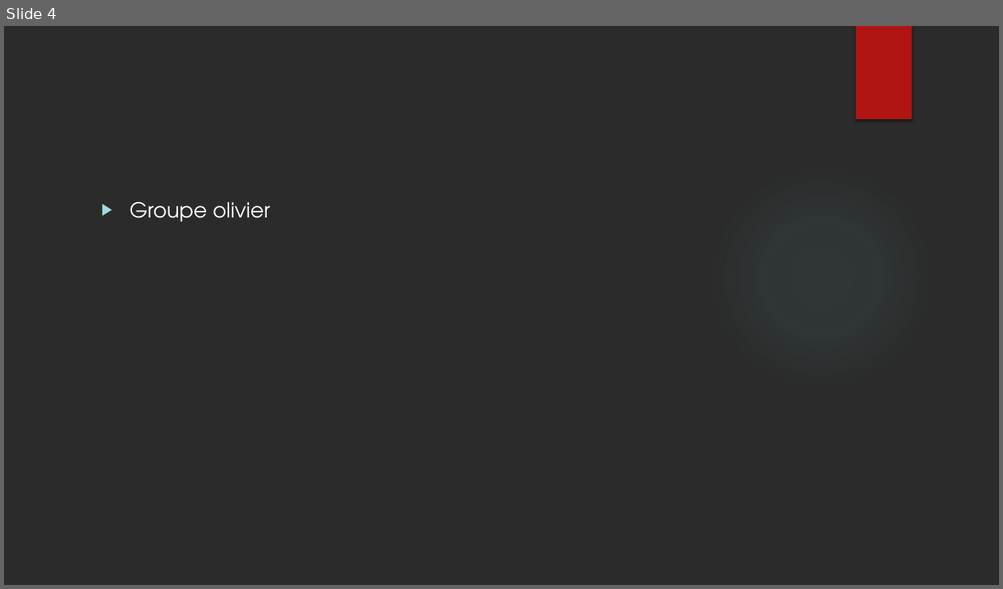
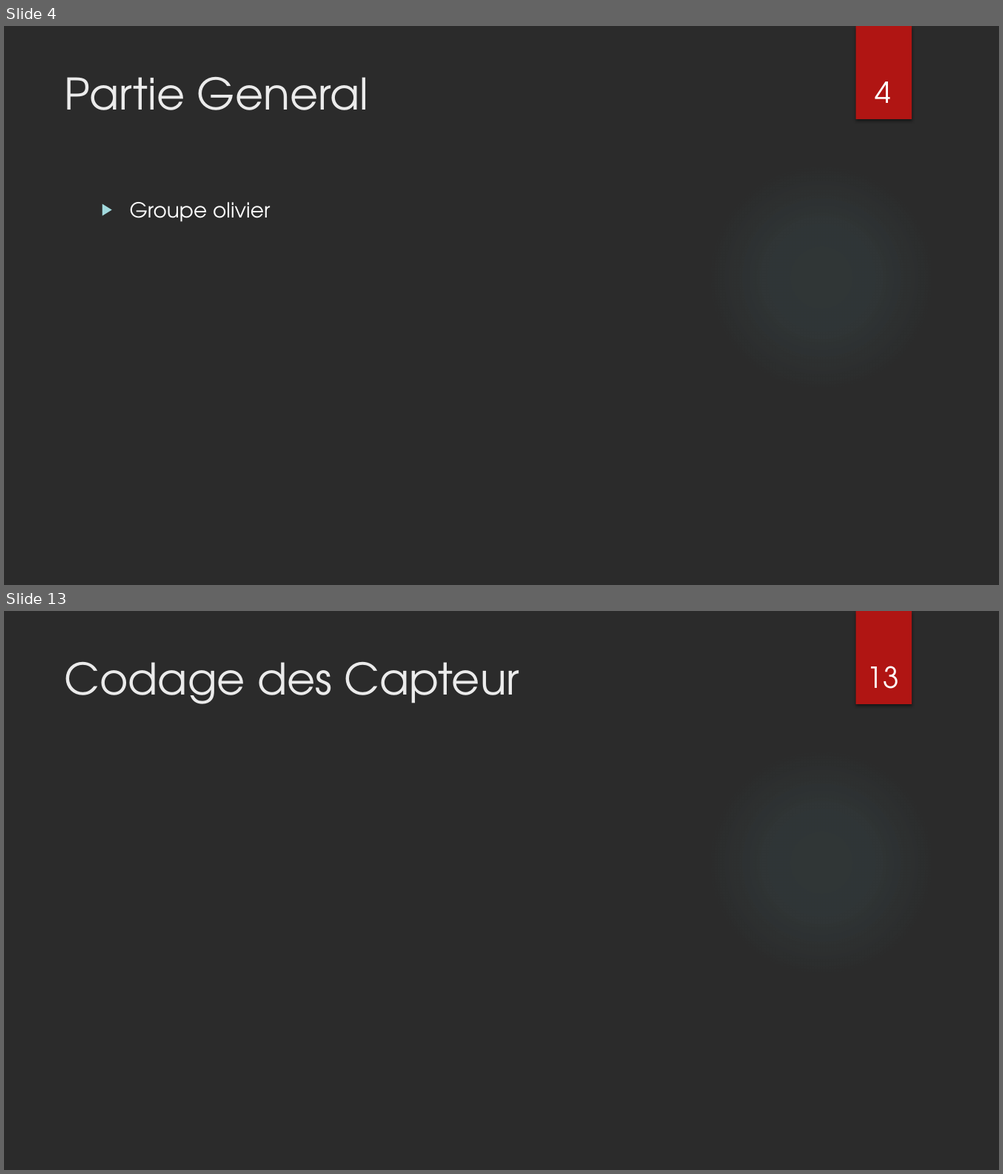
Before and after one commit to lucasminaud/projet_sfl5_serre_automatique, a slide deck: Partie personnelle Lucas MINAUD/Projet SFL5 revue 2.pptx. Shown one above the other, each under a label of ours: slide 4 before the commit, slides 4 and 13 after it; the slides between them are not shown. The pictures are 1003x589 and 1003x1174 pixels, drawn with LibreOffice and Linux fonts; fonts in the diff are those of the drawing; background and template pictures are left out; a plain dark background stands for a picture behind light text. Boxes give left, top, right and bottom in pixels: in the first picture for what was removed or moved away, otherwise in the second. Text is boxed around its words. In the diff, an @@ line names an element or a change of style, - is before the commit and + after.

```diff
--- a/Partie personnelle Lucas MINAUD/Projet SFL5 revue 2.pptx
+++ b/Partie personnelle Lucas MINAUD/Projet SFL5 revue 2.pptx
@@ slide 13 added at (4, 611, 999, 1170), background picture (left out); not listed: 2 template elements that a slide beside it also shows @@
@@ title added at (64, 662, 520, 704), 42 pt, text #EBEBEB @@
+Codage des Capteur
@@ page number added at (867, 666, 899, 689), 28 pt, text #FFFFFF @@
+13
@@ slide 4 changed as well @@
@@ title added at (64, 77, 368, 110), 42 pt, text #EBEBEB @@
+Partie General
@@ page number added at (875, 82, 891, 103), 28 pt, text #FFFFFF @@
+4
```
Also in this commit, not shown: 3 other slides changed, 10 other slides added, 1 slide removed, 2 other files.
